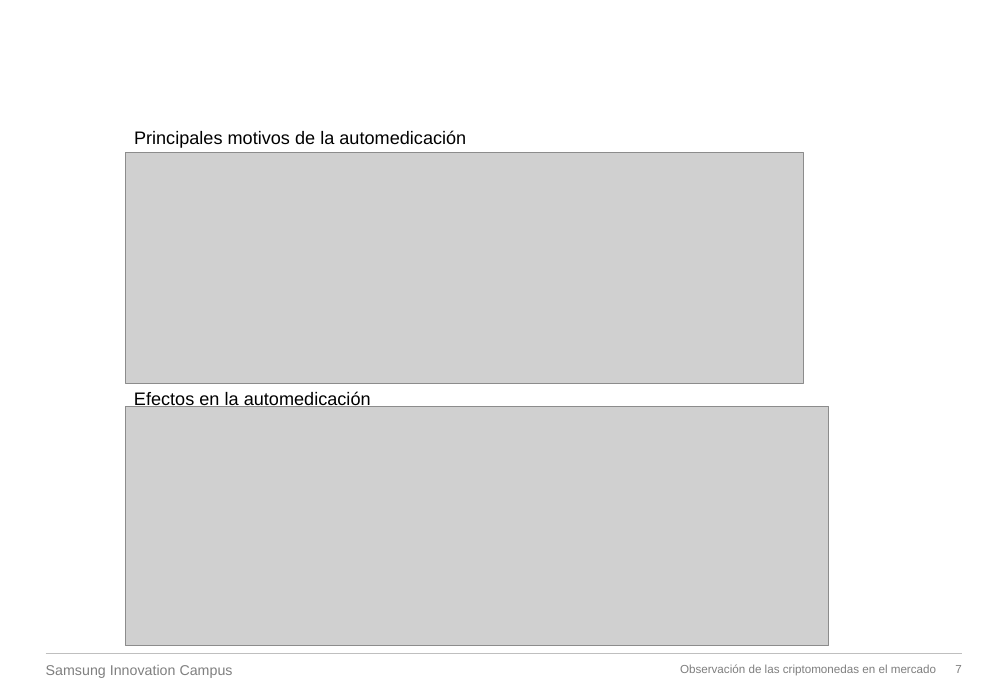
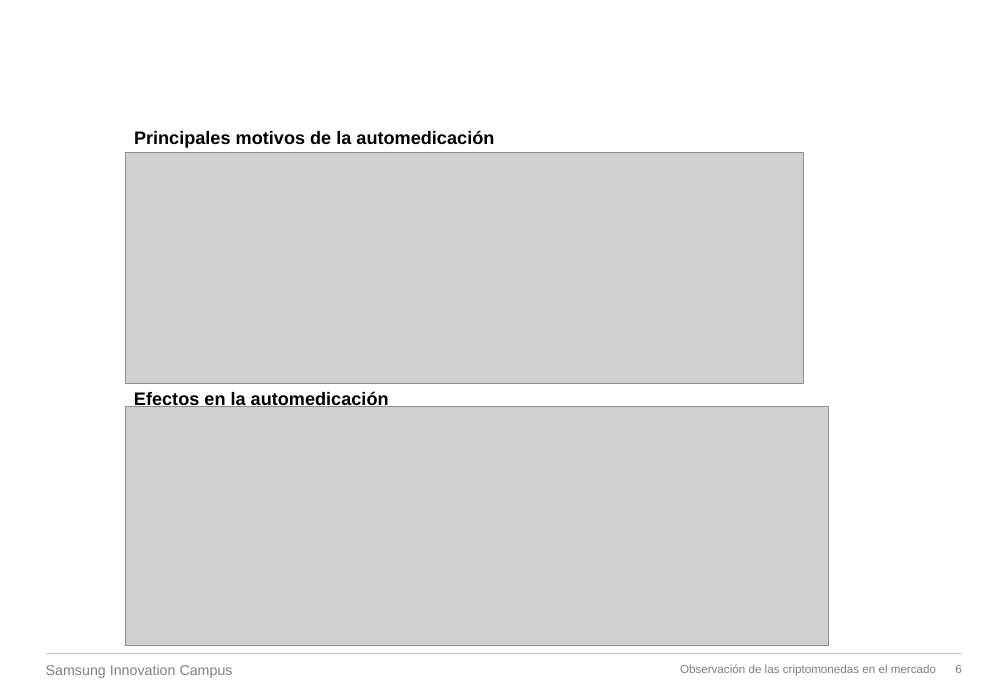
Before and after one commit to Moisinho/Proyecto-IA-Samsung, a slide deck: slide 6 of Reconocimiento de Medicamentos con IA.pptx (slide 7 before the commit). Drawn at 1008x698 pixels with LibreOffice and Linux fonts; fonts in the diff are those of the drawing; grey boxes stand for pictures; background and template pictures are left out. Boxes give left, top, right and bottom in pixels: in the first picture for what was removed or moved away, otherwise in the second. Text is boxed around its words. In the diff, an @@ line names an element or a change of style, - is before the commit and + after.

```diff
--- a/Reconocimiento de Medicamentos con IA.pptx
+++ b/Reconocimiento de Medicamentos con IA.pptx
@@ text "Principales motivos de la automedicación" at (134,131,494,148): bold on @@
@@ text "Efectos en la automedicación" at (134,391,389,407): bold on @@
@@ page number at (955,665,961,673): text changed @@
-7
+6
```
Also in this commit, not shown: 5 other slides changed, 3 slides added, 5 slides removed, 5 other files.
